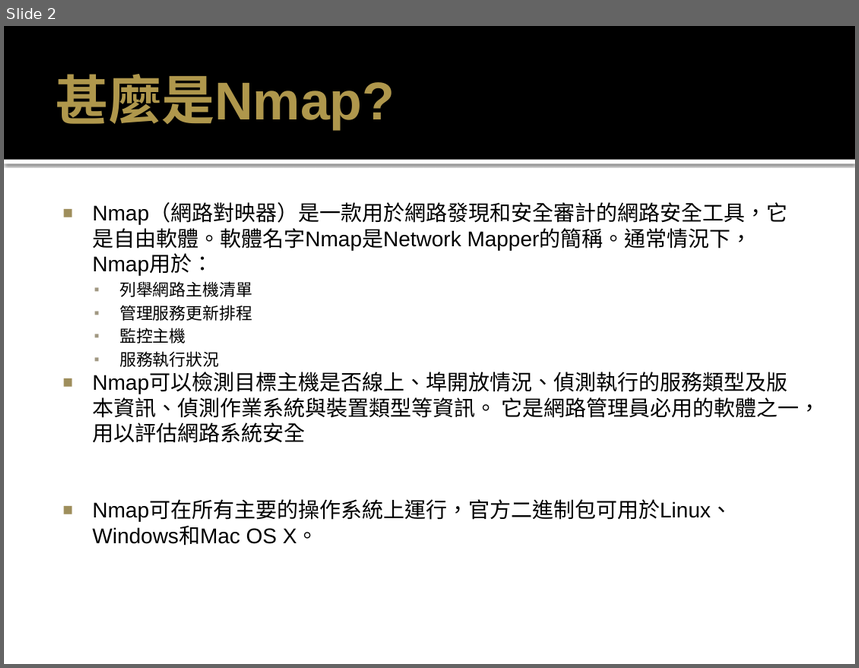
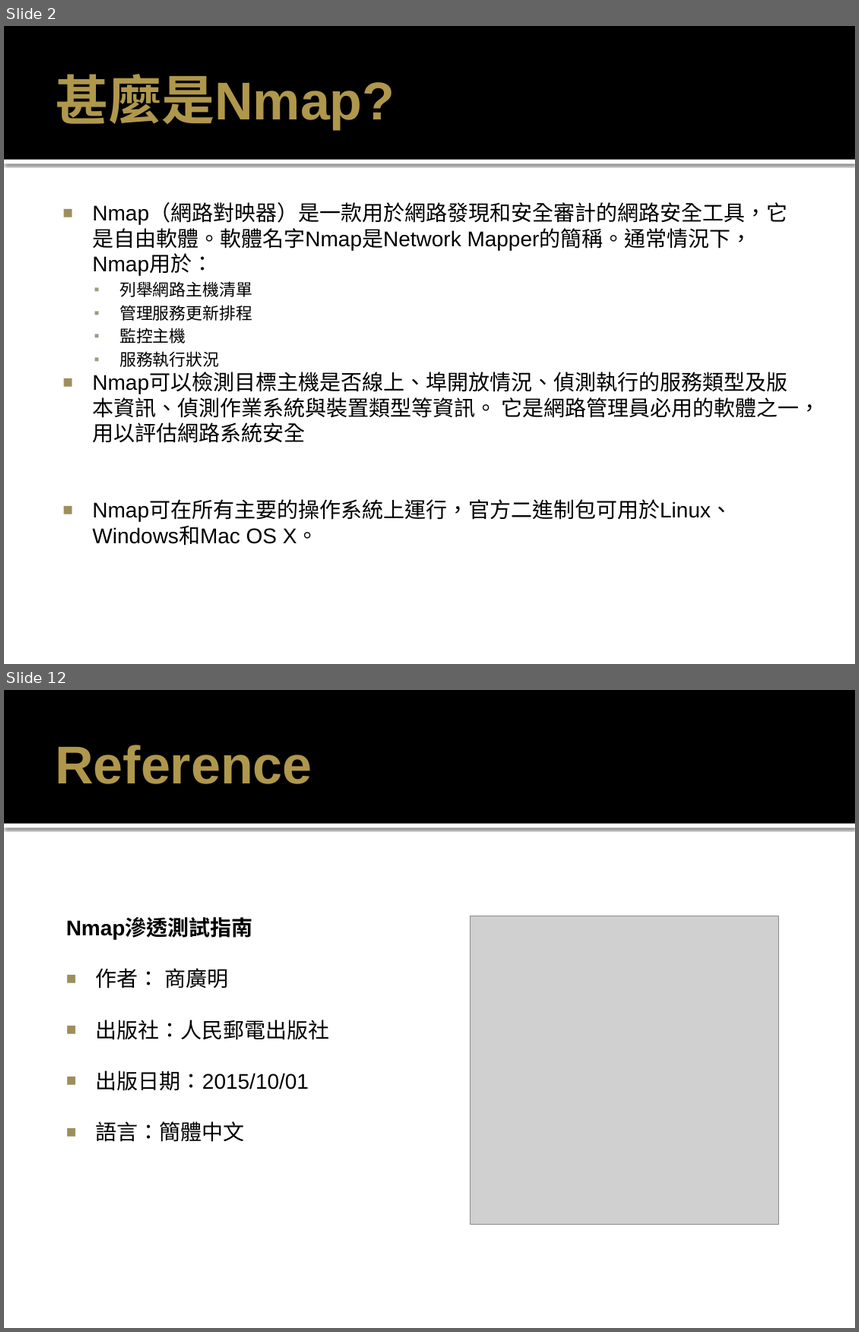
Before and after one commit to MtFeather/AI-and-Security, a slide deck: tensorflow/Nmap 密技寶典.pptx. Shown one above the other, each under a label of ours: slide 2 before the commit, slides 2 and 12 after it; the slides between them are not shown. The pictures are 859x668 and 859x1332 pixels, drawn with LibreOffice and Linux fonts; fonts in the diff are those of the drawing; grey boxes stand for pictures. Boxes give left, top, right and bottom in pixels: in the first picture for what was removed or moved away, otherwise in the second. Text is boxed around its words. In the diff, an @@ line names an element or a change of style, - is before the commit and + after.

```diff
--- a/tensorflow/Nmap 密技寶典.pptx
+++ b/tensorflow/Nmap 密技寶典.pptx
@@ slide 12 added at (x1=4, y1=690, x2=855, y2=1328), background #FFFFFF; not listed: 2 template elements that a slide beside it also shows @@
@@ title added at (x1=55, y1=745, x2=312, y2=784), 45 pt, text #AE974C, bold @@
+Reference
@@ picture added at (x1=471, y1=916, x2=778, y2=1224) @@
@@ text added at (x1=66, y1=919, x2=330, y2=1142), 18 pt, text #000000 @@
+Nmap滲透測試指南
+■ 作者： 商廣明
+■ 出版社：人民郵電出版社
+■ 出版日期：2015/10/01
+■ 語言：簡體中文
```
Also in this commit, not shown: 3 slides changed, 8 other slides added, 2 slides removed.
